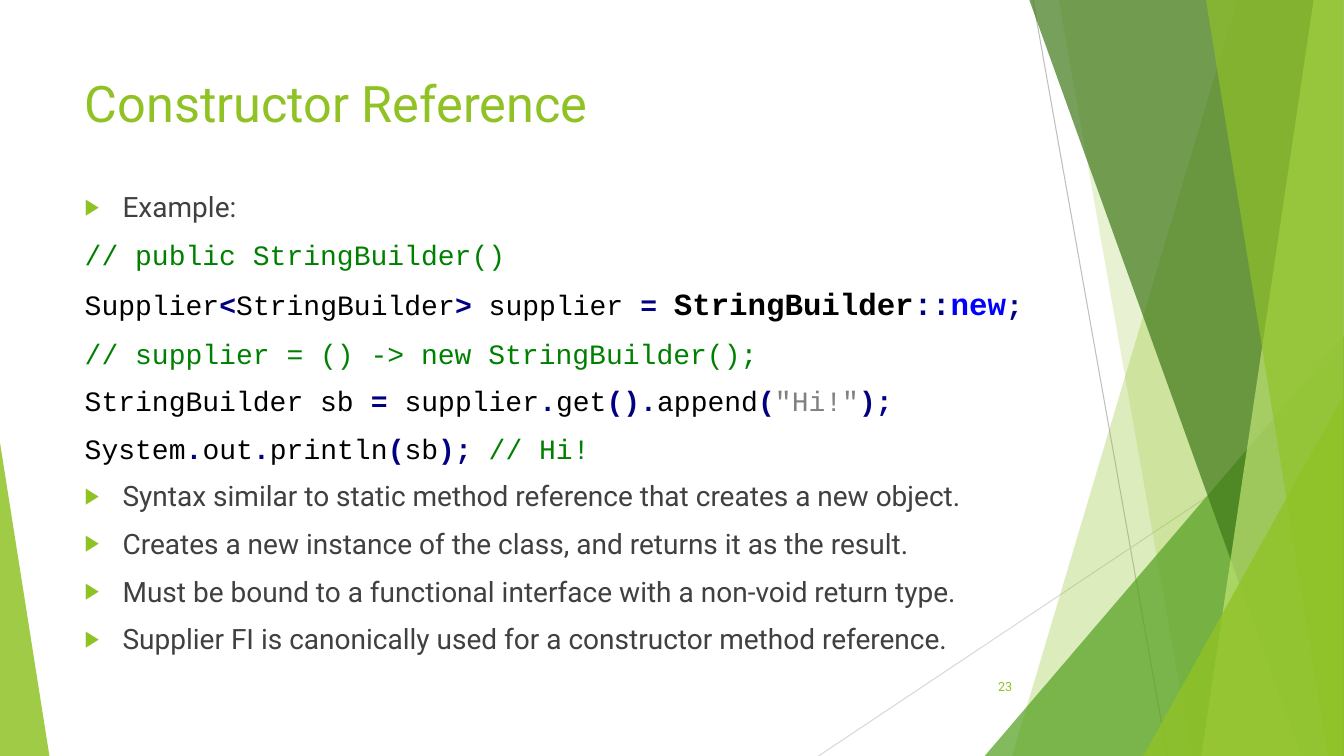
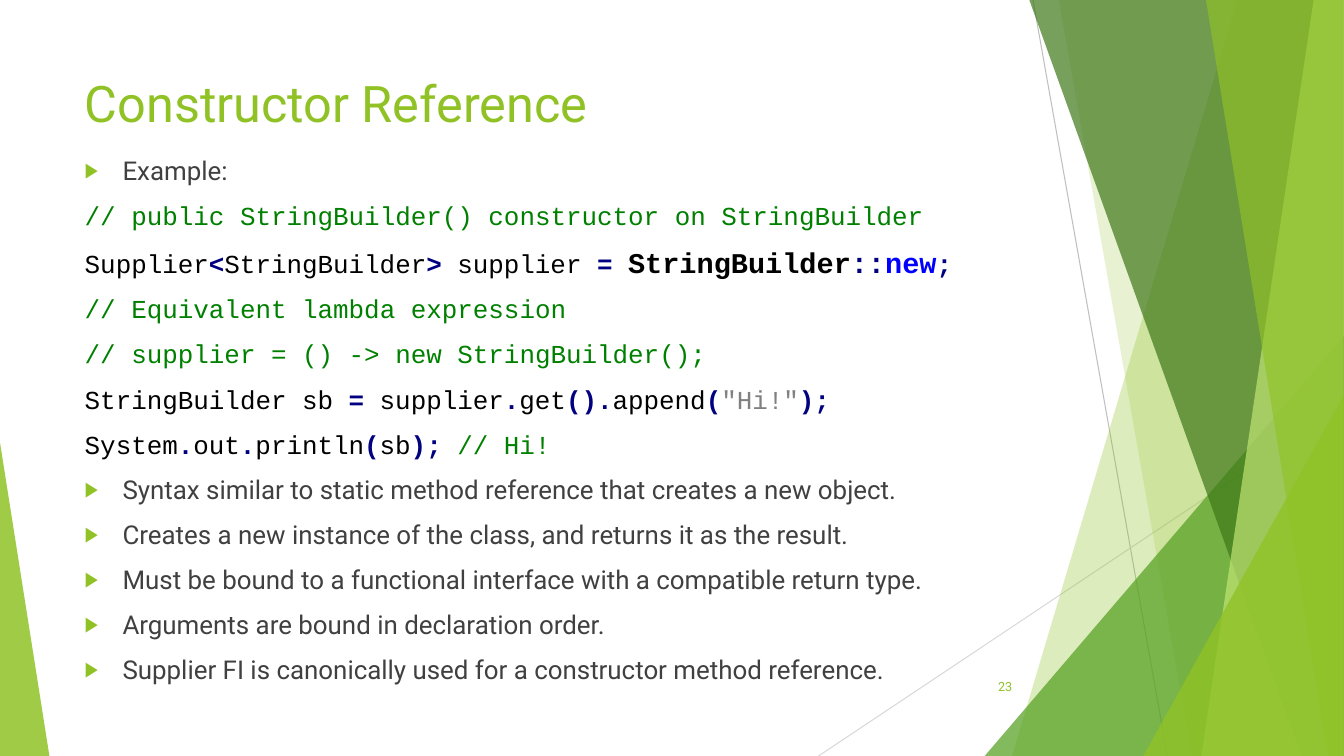
Before and after one commit to RichardRoda/2017-CodePaLOUsa-Lambda, a slide deck: slide 23 of Learning to Love the Lambda in the Stream.pptx. Drawn at 1344x756 pixels with LibreOffice and Linux fonts; fonts in the diff are those of the drawing. Boxes give left, top, right and bottom in pixels: in the first picture for what was removed or moved away, otherwise in the second. Text is boxed around its words. In the diff, an @@ line names an element or a change of style, - is before the commit and + after.

Commit message:
Add slides about sequential, parallel, ordered, and unordered streams.

```diff
--- a/Learning to Love the Lambda in the Stream.pptx
+++ b/Learning to Love the Lambda in the Stream.pptx
@@ text "Example:": place and size @@
-text "Example:" at bbox=[85, 196, 1006, 655]
+text "Example:" at bbox=[85, 160, 936, 685]
@@ text at bbox=[85, 160, 936, 685]: size 20 to 18.5 pt in "Example:", "Supplier<StringBuilder> supplier = StringBuilder::new;", "// supplier = () -> new StringBuilder();", "StringBuilder sb = supplier.get().append("Hi!");" and 4 more places; size 22 to 20.4 pt in "StringBuilder::new;" @@
@@ text at bbox=[131, 206, 923, 231]: text changed; size 20 to 18.5 pt @@
-// public StringBuilder()
+// public StringBuilder() constructor on StringBuilder
@@ text at bbox=[131, 299, 566, 324]: paragraph added @@
+// Equivalent lambda expression
@@ text at bbox=[123, 569, 922, 640]: text changed; size 20 to 18.5 pt @@
-▶ Must be bound to a functional interface with a non-void return type.
+▶ Must be bound to a functional interface with a compatible return type.
+▶ Arguments are bound in declaration order.
```
Also in this commit, not shown: 18 other slides changed, 4 slides added, 1 other file.
